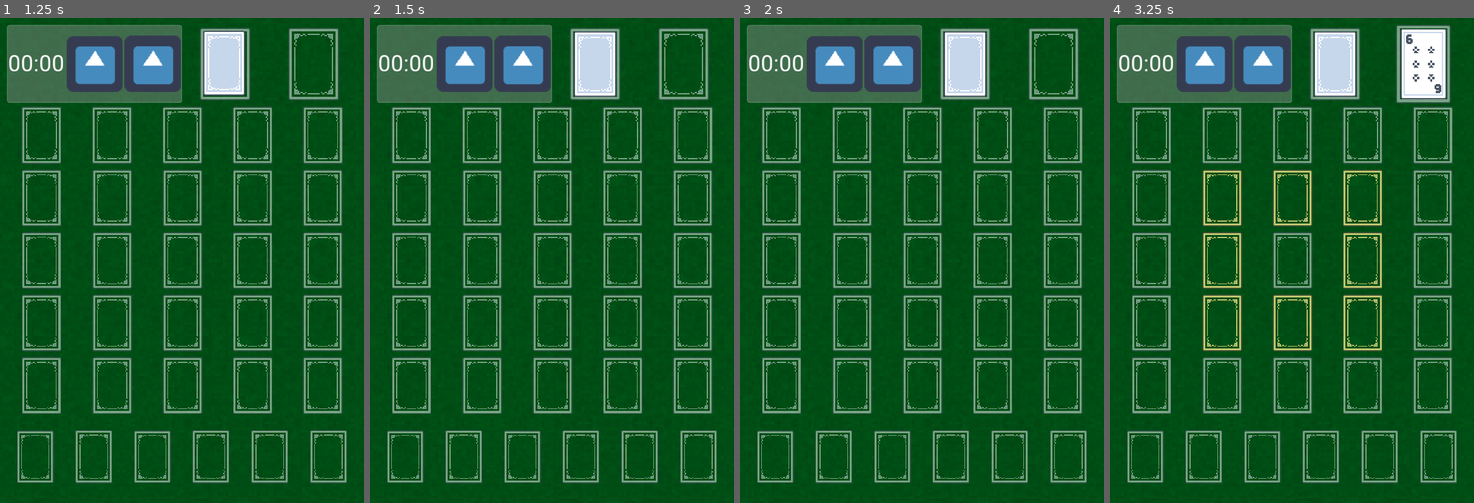
Above: before the commit, frames 1-4 (left to right).
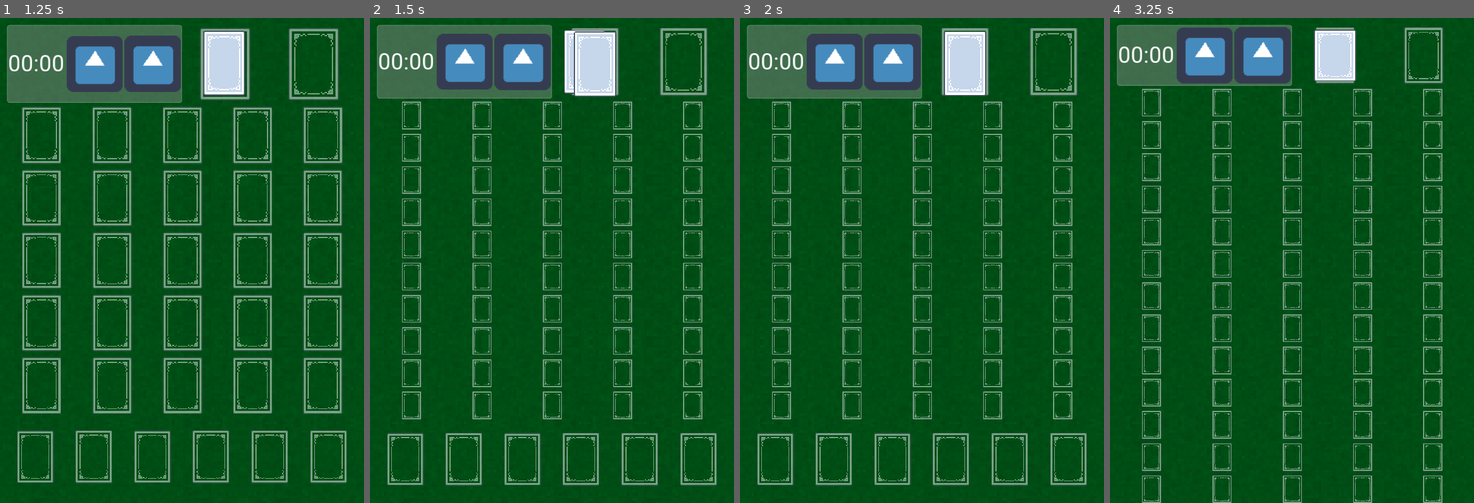
Above: after the commit, the same moments.

Repository: ExplosiveEggshells/godot-gridcannon
Game: Godot game, scene res://scenes/Game.tscn
Two runs of this game, one before a commit and one after it. Both use one fixed random seed, a clock stepped at 60 frames per second and the inputs below. The engine's default icon, where the game draws it, is replaced by a stand-in: a white triangle on a blue panel in a dark square.
Inputs (mouse positions are in pixels of both pictures, inside the frame that each line leads up to):
- Up to frame 1 (1.25 s): click (94, 61) at 0.5 s
- Up to frame 2 (1.5 s): click (522, 61) at 1.27 s
- Up to frame 3 (2 s): no input
- Up to frame 4 (3.25 s): click (1262, 61) at 2.02 s; click (1335, 61) at 2.77 s

Frame 1 is identical in both runs. In frame 2, 18% of the frame differs, in the area x 1-96%, y 2-97%; in frame 3, 17%; in frame 4, 24%, in the area x 1-96%, y 1-100%.

Commit message:
mostly working save states

Diff:
--- a/project.godot
+++ b/project.godot
@@ -10,14 +10,29 @@
 
 _global_script_classes=[ {
 "base": "Reference",
+"class": "CardSaveData",
+"language": "GDScript",
+"path": "res://scripts/CardSaveData.gd"
+}, {
+"base": "Reference",
 "class": "CardType",
 "language": "GDScript",
 "path": "res://scripts/CardType.gd"
 }, {
 "base": "Reference",
+"class": "DeckSaveData",
+"language": "GDScript",
+"path": "res://scripts/DeckSaveData.gd"
+}, {
+"base": "Reference",
 "class": "DeckType",
 "language": "GDScript",
 "path": "res://scripts/DeckType.gd"
+}, {
+"base": "Reference",
+"class": "GameSaveData",
+"language": "GDScript",
+"path": "res://scripts/GameSaveData.gd"
 }, {
 "base": "Node",
 "class": "GameState",
@@ -30,8 +45,11 @@
 "path": "res://scripts/GameState/StateMachine.gd"
 } ]
 _global_script_class_icons={
+"CardSaveData": "",
 "CardType": "",
+"DeckSaveData": "",
 "DeckType": "",
+"GameSaveData": "",
 "GameState": "",
 "StateMachine": ""
 }
@@ -45,7 +63,7 @@
 [autoload]
 
 GameManager="*res://scenes/GameManager.tscn"
-SaveManager="*res://scenes/SaveManager.gd"
+SaveManager="*res://scripts/SaveManager.gd"
 
 [display]
 
--- a/scenes/Game.tscn
+++ b/scenes/Game.tscn
@@ -1,14 +1,15 @@
-[gd_scene load_steps=10 format=2]
+[gd_scene load_steps=11 format=2]
 
 [ext_resource path="res://assets/sprites/felt_bg.jpg" type="Texture" id=1]
 [ext_resource path="res://scripts/Game.gd" type="Script" id=2]
 [ext_resource path="res://scenes/DeckFrame.tscn" type="PackedScene" id=3]
-[ext_resource path="res://scenes/SaveButton.gd" type="Script" id=4]
+[ext_resource path="res://scripts/SaveButton.gd" type="Script" id=4]
 [ext_resource path="res://resources/Roboto.tres" type="DynamicFont" id=5]
 [ext_resource path="res://resources/ThemeDefault.tres" type="Theme" id=6]
 [ext_resource path="res://icon.png" type="Texture" id=7]
 [ext_resource path="res://scripts/DeckGridContainer.gd" type="Script" id=8]
 [ext_resource path="res://scenes/Card.tscn" type="PackedScene" id=9]
+[ext_resource path="res://scripts/LoadButton.gd" type="Script" id=10]
 
 [node name="Game" type="Control"]
 anchor_right = 1.0
@@ -96,7 +97,7 @@
 stretch_mode = 5
 script = ExtResource( 4 )
 
-[node name="TopBarButton2" type="TextureButton" parent="GameMargin/GameSectionVBox/TopHBox/UtilityPanel/ScoreCardsHBox"]
+[node name="LoadButton" type="TextureButton" parent="GameMargin/GameSectionVBox/TopHBox/UtilityPanel/ScoreCardsHBox"]
 margin_left = 246.0
 margin_right = 365.0
 margin_bottom = 160.0
@@ -106,6 +107,7 @@
 texture_normal = ExtResource( 7 )
 expand = true
 stretch_mode = 5
+script = ExtResource( 10 )
 
 [node name="ScoreCardsHBox2" type="HBoxContainer" parent="GameMargin/GameSectionVBox/TopHBox"]
 margin_left = 369.0
--- a/scenes/SaveManager.gd
+++ /dev/null
@@ -1,49 +0,0 @@
-extends Node
-
-enum SaveCode {OK, NOT_READY, BAD_ACCESS, SAVE_FAIL, LOAD_FAIL}
-
-export(int) var save_format = 0		# ID used to identify save formats, in case conversions are needed.
-
-const SAVE_GAME = "user://game.dat"
-
-var gm
-
-func _ready():
-	gm = get_node("/root/GameManager")
-
-func save_game():
-
-	if (gm.card_dict == null || gm.card_dict.empty()):
-		return SaveCode.NOT_READY
-
-	var save_file = File.new()
-	var rc = save_file.open(SAVE_GAME, File.WRITE)
-	if (rc != OK):
-		push_error("Save failed to open " + SAVE_GAME + ". Return code " + rc)
-		return SaveCode.BAD_ACCESS
-
-	save_file.store_8(save_format)		# Store the current save format
-	save_file.store_pascal_string(GameManager.state.name)
-
-	for card in gm.card_dict.values():
-		save_card(save_file, card)
-
-	save_file.close()
-
-	return OK
-
-func save_card(file : File, card):
-	var has_vdeck = 1 if card.assigned_vdeck != null else 0
-	file.store_8(has_vdeck)
-	if (has_vdeck == 1):
-		file.store_pascal_string(card.assigned_vdeck.associated_frame.deck_name)
-
-	file.store_8(card.alive)
-
-func load_game():
-	if (gm.card_dict == null || gm.card_dict.empty()):
-		return SaveCode.NOT_READY
-	pass
-
-func load_card():
-	pass
--- a/scripts/Card.gd
+++ b/scripts/Card.gd
@@ -57,6 +57,10 @@
 	alive = false
 	$CardSprite.modulate = Color.darkred
 
+func revive_card():
+	alive = true
+	$CardSprite.modulate = Color.white
+
 func end_mouse_follow():
 	follow_mouse = false
 	var nearby_decks : Array = deck_scanner_area.get_overlapping_areas()
--- /dev/null
+++ b/scripts/CardSaveData.gd
@@ -0,0 +1,8 @@
+class_name CardSaveData
+
+var id : String
+var alive : bool
+
+func _init(id, alive):
+	self.id = id
+	self.alive = id
--- /dev/null
+++ b/scripts/DeckSaveData.gd
@@ -0,0 +1,8 @@
+class_name DeckSaveData
+
+var deck_name : String
+var card_saves : Array
+
+func _init(name : String, cards : Array):
+	deck_name = name
+	card_saves = cards
--- a/scripts/GameManager.gd
+++ b/scripts/GameManager.gd
@@ -52,10 +52,6 @@
 	for deck in deck_dict.values():
 		if (deck.deck_type == type):
 			decks.append(deck)
-#	for y in 5:
-#		for x in 5:
-#			if (grid_decks[x][y].deck_type == type):
-#				decks.append(grid_decks[x][y])
 
 	return decks
 
@@ -204,3 +200,21 @@
 	if (target_deck.deck_type == DeckType.GRID_ROYAL && target_deck.card_stack.empty()):
 		return target_deck
 	return null
+
+## LOAD LOGIC ##
+func load_save():
+	var saved_game = SaveManager.load_game()
+
+	for deck in saved_game.decks:
+		var vdeck = deck_dict[deck.deck_name]
+		for card_save in deck.card_saves:
+			var card = card_dict[card_save.id]
+
+			if (card_save.alive):
+				card.revive_card()
+			else:
+				card.kill_card()
+
+			move_card_to_deck(card, vdeck)
+
+	transition_to(saved_game.game_state)
--- /dev/null
+++ b/scripts/GameSaveData.gd
@@ -0,0 +1,12 @@
+class_name GameSaveData
+
+var save_format : int
+var game_state : String
+var moves : int
+var decks : Array
+
+func _init():
+	save_format = -1
+	game_state = ""
+	moves = 0
+	decks = []
--- /dev/null
+++ b/scripts/LoadButton.gd
@@ -0,0 +1,4 @@
+extends TextureButton
+
+func _ready():
+	connect("button_down", GameManager, "load_save")
--- /dev/null
+++ b/scripts/SaveManager.gd
@@ -0,0 +1,105 @@
+extends Node
+
+enum SaveCode {OK, NOT_READY, BAD_ACCESS, SAVE_FAIL, LOAD_FAIL}
+
+export(int) var save_format = 0		# ID used to identify save formats, in case conversions are needed.
+
+const SAVE_GAME = "user://game.dat"
+
+var gm
+
+func _ready():
+	gm = get_node("/root/GameManager")
+
+func save_game():
+
+	if (gm.card_dict == null || gm.card_dict.empty()):
+		return SaveCode.NOT_READY
+
+	var save_file = File.new()
+	var rc = save_file.open(SAVE_GAME, File.WRITE)
+	if (rc != OK):
+		push_error("Save failed to open " + SAVE_GAME + ". Return code " + rc)
+		return SaveCode.BAD_ACCESS
+
+	save_file.store_8(save_format)		# Store the current save format
+	save_file.store_pascal_string(GameManager.state.name)
+	var i = 0
+	for deck in gm.deck_dict.values():
+		i += 1
+		save_deck(save_file, deck)
+
+	print(i)
+	save_file.close()
+
+	return OK
+
+func save_deck(file : File, deck):
+	file.store_pascal_string(deck.associated_frame.deck_name)
+	file.store_8(deck.card_stack.size())
+	for card in deck.card_stack:
+		save_card(file, card)
+
+func save_card(file : File, card):
+	var id = ((card.suit - 1) * 13) + card.value
+
+	var suit = int((id-1) / 13) + 1
+	var value = id - (int((id-1) / 13) * 13)
+	if (value == 14):
+		value = 1
+
+	var string_id = str(suit) + "_" + str(value)
+
+	if (string_id != card.name):
+		print(card.name + " -> " + str(id) + " -> " + str(suit) + "_" + str(value))
+
+	file.store_8(id)
+	file.store_8(card.alive)
+
+func load_game():
+	if (gm.card_dict == null || gm.card_dict.empty()):
+		return SaveCode.NOT_READY
+
+	var load_file = File.new()
+	var rc = load_file.open(SAVE_GAME, File.READ)
+	if (rc != OK):
+		push_error("Load failed to open " + SAVE_GAME + ". Return code " + rc)
+		return SaveCode.BAD_ACCESS
+
+	var loaded_game : GameSaveData
+	loaded_game = GameSaveData.new()
+
+	loaded_game.save_format = load_file.get_8()
+	loaded_game.game_state = load_file.get_pascal_string()
+
+	for i in gm.deck_dict.size():
+		loaded_game.decks.append(load_deck(load_file))
+
+	load_file.close()
+
+	return loaded_game
+
+
+func load_deck(load_file : File) -> DeckSaveData:
+	var deck_name = load_file.get_pascal_string()
+	var deck_size = load_file.get_8()
+
+	var cards_data = []
+	for i in deck_size:
+		cards_data.append(load_card(load_file))
+
+	return DeckSaveData.new(deck_name, cards_data)
+
+func load_card(load_file : File) -> CardSaveData:
+	var numeric_id = load_file.get_8()
+	var suit = int((numeric_id - 1) / 13) + 1
+	var value = numeric_id - (int((numeric_id - 1) / 13) * 13)
+
+	if (value == 14):
+		value = 1
+
+	var string_id = str(suit) + "_" + str(value)
+
+	var alive = load_file.get_8()
+
+	return CardSaveData.new(string_id, alive)
--- a/scripts/VirtualDeck.gd
+++ b/scripts/VirtualDeck.gd
@@ -37,6 +37,14 @@
 
 	UpdateZIndices()
 
+func clear_deck():
+	while(!card_stack.empty()):
+		var popped_card = card_stack.pop_back()
+		popped_card.assigned_vdeck = null
+		popped_card.z_index = 60
+
+	UpdateZIndices()
+
 # Removes the top card from the deck and return its card ID.
 # If get_obj is true, the card node is returned instead.
 func PopCard(get_node : bool = false):
@@ -61,7 +69,7 @@
 func RemoveCard(var card):
 	card_stack.remove(card_stack.find(card))
 	card.assigned_vdeck = null
-	card.z_index = base_z_index + 1
+	card.z_index = 60
 
 	UpdateZIndices()
 
Renamed: scenes/SaveButton.gd -> scripts/SaveButton.gd
